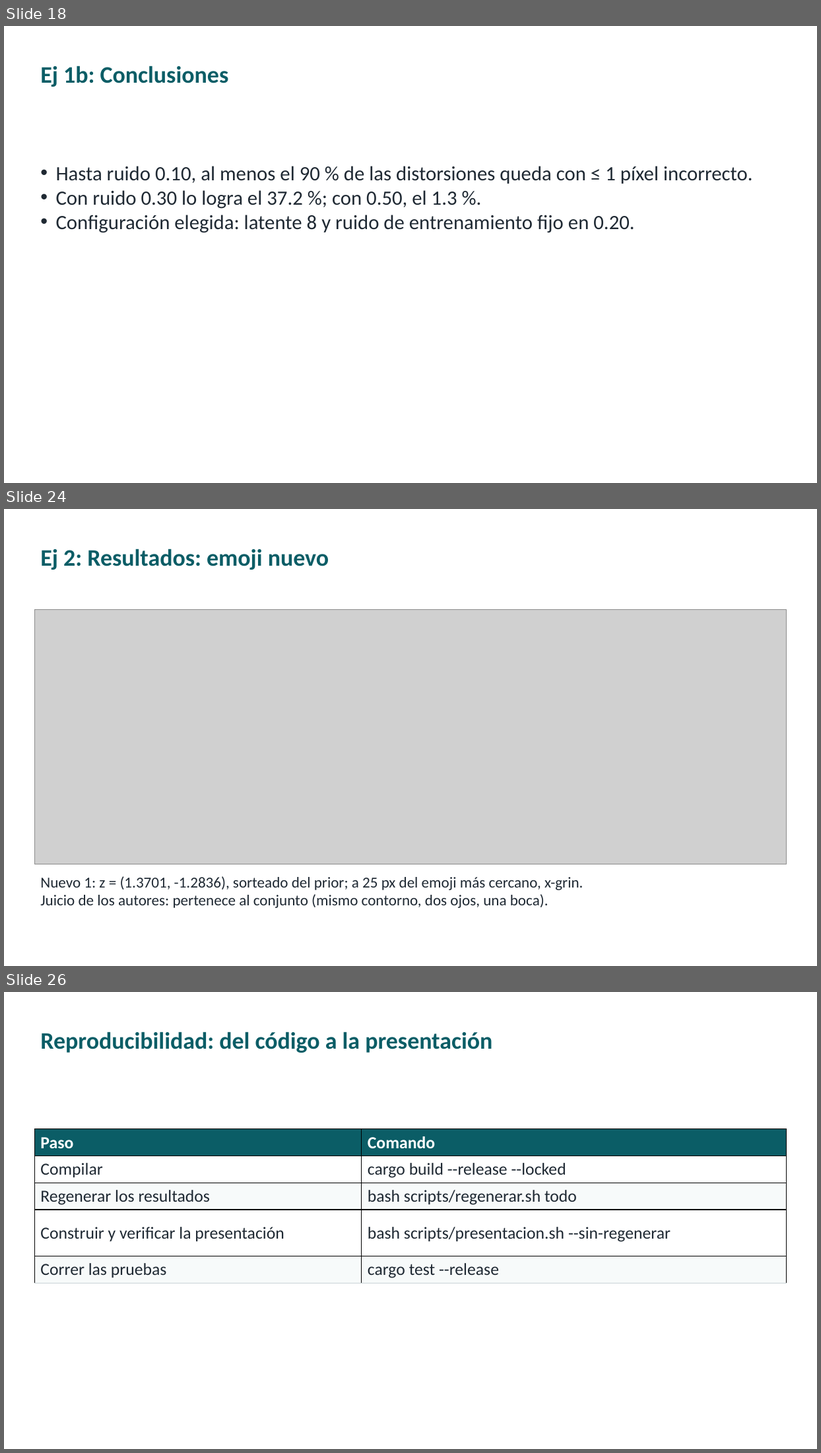
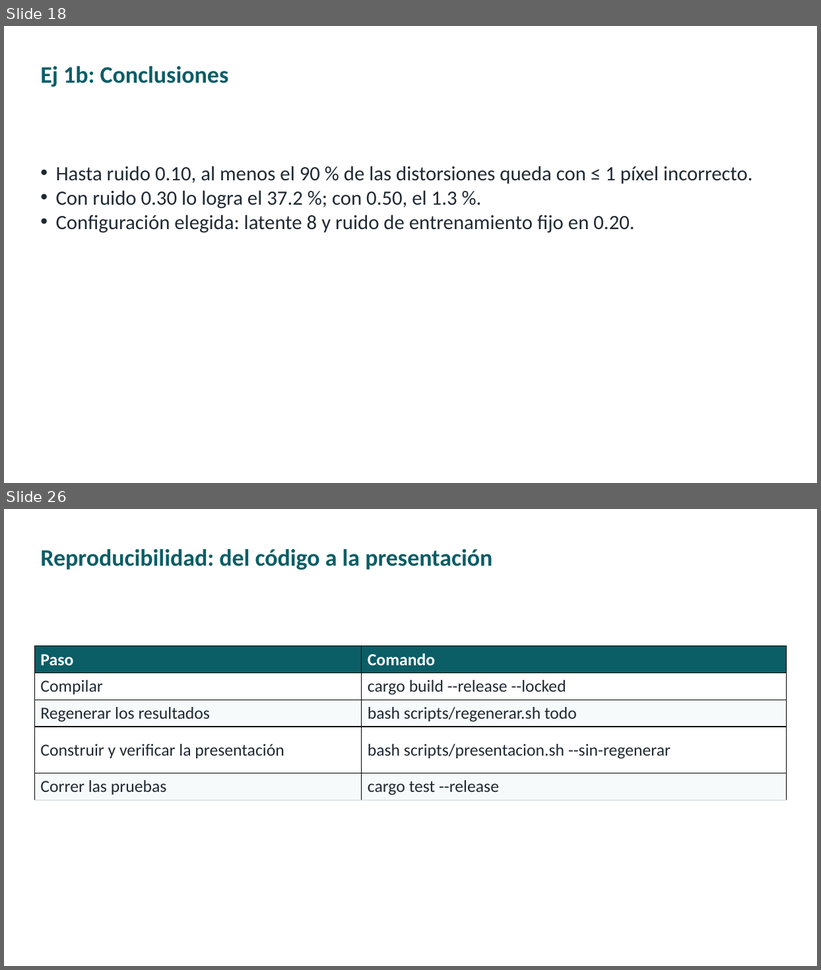
Before and after one commit to ldicandia/SIA-G3, a slide deck: TP5/presentacion/TP5-autoencoders.pptx. Shown one above the other, each under a label of ours: slides 18, 24 and 26 before the commit, slides 18 and 26 after it; the slides between them are not shown. The pictures are 821x1453 and 821x970 pixels, drawn with LibreOffice and Linux fonts; fonts in the diff are those of the drawing; grey boxes stand for pictures. Boxes give left, top, right and bottom in pixels: in the first picture for what was removed or moved away, otherwise in the second. Text is boxed around its words. In the diff, an @@ line names an element or a change of style, - is before the commit and + after.

```diff
--- a/TP5/presentacion/TP5-autoencoders.pptx
+++ b/TP5/presentacion/TP5-autoencoders.pptx
@@ slide 24 removed at (x1=4, y1=509, x2=817, y2=966), background #FFFFFF @@
@@ title removed at (x1=40, y1=549, x2=329, y2=570) @@
-Ej 2: Resultados: emoji nuevo
@@ picture removed at (x1=34, y1=609, x2=787, y2=865) @@
@@ text removed at (x1=40, y1=877, x2=583, y2=908) @@
-Nuevo 1: z = (1.3701, -1.2836), sorteado del prior; a 25 px del emoji más cercano, x-grin.
-Juicio de los autores: pertenece al conjunto (mismo contorno, dos ojos, una boca).
```
Also in this commit, not shown: 6 slides changed, 2 slides added, 1 other slide removed, 33 other files.
